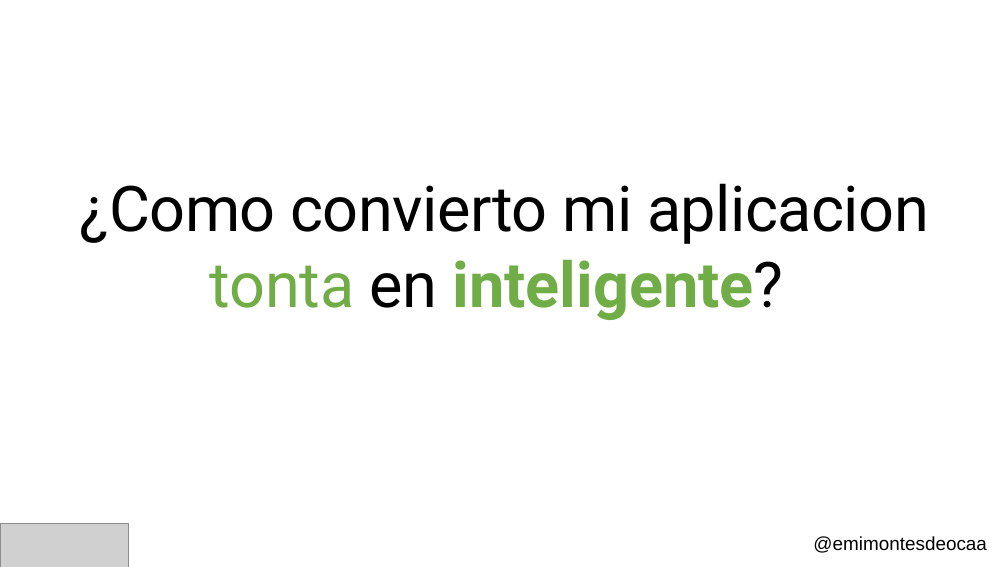
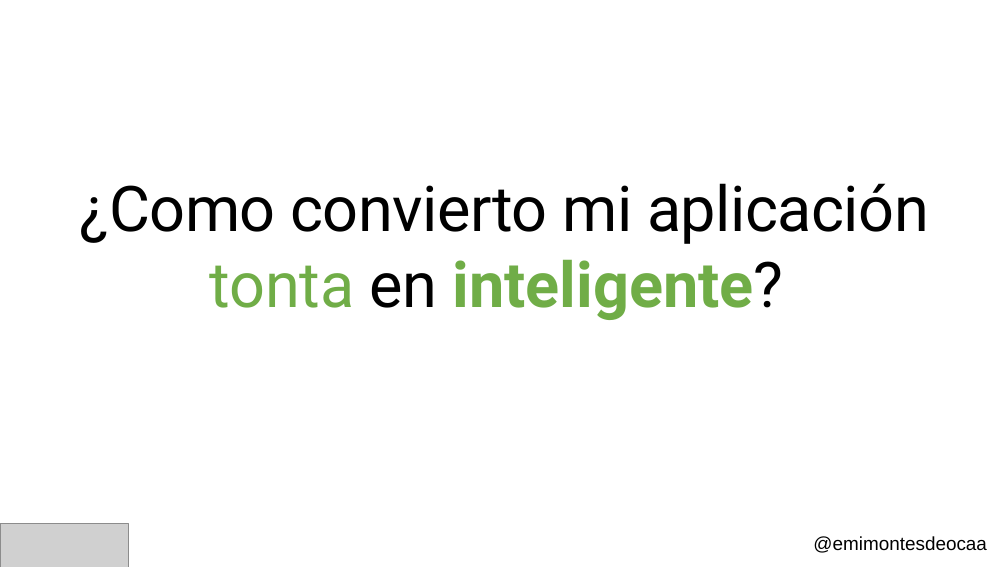
Before and after one commit to emimontesdeoca/mug-semantic-kernel, a slide deck: slide 6 of slides/mug-30-slides-emiliano.pptx. Drawn at 1008x567 pixels with LibreOffice and Linux fonts; fonts in the diff are those of the drawing; grey boxes stand for pictures. Boxes give left, top, right and bottom in pixels: in the first picture for what was removed or moved away, otherwise in the second. Text is boxed around its words. In the diff, an @@ line names an element or a change of style, - is before the commit and + after.

Commit message:
chore: slides update

```diff
--- a/slides/mug-30-slides-emiliano.pptx
+++ b/slides/mug-30-slides-emiliano.pptx
@@ text at box(80, 183, 929, 320): text changed @@
-¿Como convierto mi aplicacion tonta en inteligente?
+¿Como convierto mi aplicación tonta en inteligente?
```
Also in this commit, not shown: 1 other slide changed.
